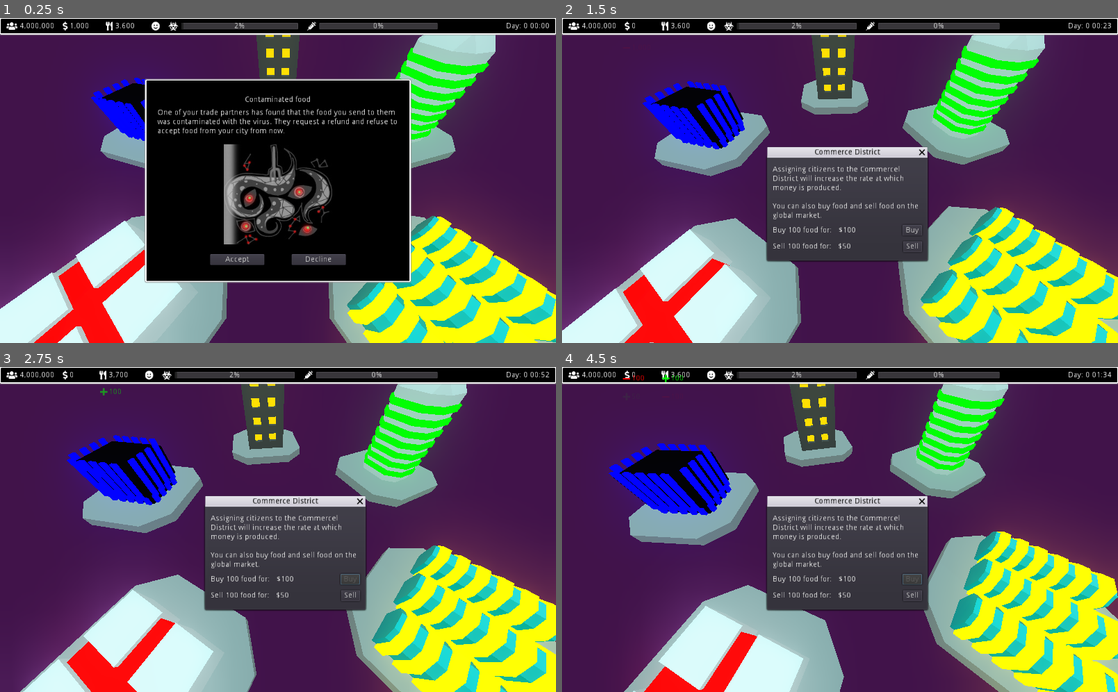
Above: before the commit, frames 1-4 (two rows, left to right).
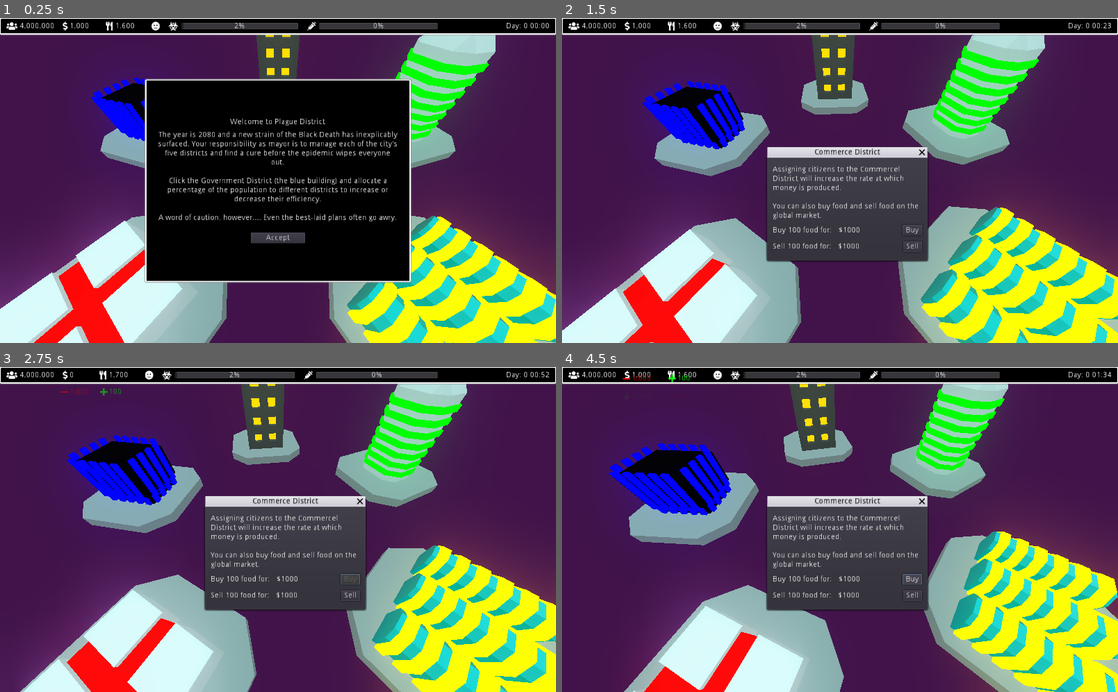
Above: after the commit, the same moments.

Repository: iwilliams/PlagueDistrict
Game: Godot game, scene res://Main.tscn
Same seed, same stepped clock (60 frames per second), same inputs: the game is played once before the commit and once after it.
Inputs (mouse positions are in pixels of both pictures, inside the frame that each line leads up to):
- Up to frame 1 (0.25 s): no input
- Up to frame 2 (1.5 s): click "Accept" at 0.5 s; move the mouse to (962, 164) at 1.27 s; press the mouse at (962, 164) at 1.28 s
- Up to frame 3 (2.75 s): release the mouse at (400, 513) at 2 s; click "Buy" at 2 s
- Up to frame 4 (4.5 s): click "Sell" at 2.75 s; click "Sell" at 3.5 s; click "Buy" at 4.25 s

The runs differ from the first frame. In frame 1, 6.3% of the frame differs, in the area x 20-72%, y 1-77%; in frame 2, 0.4%; in frame 3, less than 0.1%; in frame 4, 0.5%.

Commit message:
win/lose

Diff:
--- a/Globals.gd
+++ b/Globals.gd
@@ -24,6 +24,8 @@
   if diff != 0:
     emit_signal("population_change", diff)
   population = int(max(value, 0))
+  if population == 0:
+    end_game()
 
 var infected_population : int = int(population * .02) setget infected_population_set
 func infected_population_set(value : int) -> void:
@@ -31,26 +33,28 @@
 
 var infection_percent : float setget, infection_percent_get
 func infection_percent_get() -> float:
+  if population == 0:
+    return 1.0
   return float(infected_population)/float(population)
 
-var food : int = 3600 setget food_set
+var food : int = 1600 setget food_set
 func food_set(value: int) -> void:
   value = int(max(value, 0))
   var diff := value - food
+  food = value
   if diff != 0:
     emit_signal("food_change", diff)
-  food = value
 
 var money : int = 1000 setget money_set
 func money_set(value: int) -> void:
   value = int(max(value, 0))
   var diff := value - money
+  money = value
   if diff != 0:
     emit_signal("money_change", diff)
-  money = value
-
-var mortality_rate : float = .10
-var transfer_rate : float = .25
+
+var mortality_rate : float = .20
+var transfer_rate : float = .30
 
 var max_cure_per_day : float = 0.07 setget max_cure_per_day_set
 func max_cure_per_day_set(value: float):
@@ -59,6 +63,8 @@
 var cure_percent : float = 0.0 setget cure_percent_set
 func cure_percent_set(value) -> void:
   cure_percent = clamp(value, 0, 1.0)
+  if cure_percent == 1.0:
+    win_game()
 
 const MORAL_HAPPY := 2.0
 const MORAL_NORMAL := 1.0
@@ -98,12 +104,12 @@
   population_reasign_cost = max(0, value)
   emit_signal("population_reasign_cost_change")
 
-var cost_of_money_in_food := 100 setget cost_of_money_in_food_set
+var cost_of_money_in_food := 1000 setget cost_of_money_in_food_set
 func cost_of_money_in_food_set(value : int) -> void:
   cost_of_money_in_food = value
   emit_signal("cost_of_money_in_food_change")
 
-var cost_of_food_in_money := 100 setget cost_of_food_in_money_set
+var cost_of_food_in_money := 1000 setget cost_of_food_in_money_set
 func cost_of_food_in_money_set(value : int) -> void:
   cost_of_food_in_money = value
   emit_signal("cost_of_food_in_money_change")
@@ -241,3 +247,25 @@
     return true
   else:
     return false
+
+func end_game():
+  pause()
+  for n in current_events.get_children():
+    current_events.remove_child(n)
+  for n in possible_events.get_children():
+    possible_events.remove_child(n)
+  var lose_event = $LoseEvent
+  remove_child(lose_event)
+  possible_events.add_child(lose_event)
+  get_event()
+
+func win_game():
+  pause()
+  for n in current_events.get_children():
+    current_events.remove_child(n)
+  for n in possible_events.get_children():
+    possible_events.remove_child(n)
+  var win_event = $WinEvent
+  remove_child(win_event)
+  possible_events.add_child(win_event)
+  get_event()
--- a/Globals.tscn
+++ b/Globals.tscn
@@ -38,6 +38,7 @@
 [ext_resource path="res://buffs/DoubtBuff.gd" type="Script" id=36]
 [ext_resource path="res://buffs/CorruptionBuff.gd" type="Script" id=37]
 [ext_resource path="res://events/Intro.gd" type="Script" id=38]
+[ext_resource path="res://events/LoseEvent.gd" type="Script" id=39]
 
 [node name="Node" type="Node"]
 script = ExtResource( 1 )
@@ -55,6 +56,18 @@
 
 [node name="ClickSound" type="AudioStreamPlayer" parent="."]
 stream = ExtResource( 34 )
+
+[node name="LoseEvent" type="Node" parent="."]
+script = ExtResource( 39 )
+description = "Everyone is dead, the plague has consumed all. You lose."
+can_accept = false
+can_decline = false
+
+[node name="WinEvent" type="Node" parent="."]
+script = ExtResource( 39 )
+description = "You have found a cure! The city is saved, congratulations!"
+can_accept = false
+can_decline = false
 
 [node name="PossibleEvents" type="Node" parent="."]
 
@@ -148,7 +161,15 @@
 description = "The head of the food district informs you that people could be fed for 5 days with a full stomach. Perhaps you should throw a festival to raise the spirits of the people."
 picture = ExtResource( 32 )
 
-[node name="Intro" type="Node" parent="PossibleEvents"]
+[node name="ContaminatedFood" type="Node" parent="PossibleEvents"]
+script = ExtResource( 21 )
+title = "Contaminated food"
+description = "One of your trade partners has found that the food you send to them was contaminated with the virus. They request a refund and refuse to accept food from your city from now."
+picture = ExtResource( 22 )
+
+[node name="CurrentEvents" type="Node" parent="."]
+
+[node name="Intro" type="Node" parent="CurrentEvents"]
 script = ExtResource( 38 )
 title = "Welcome to Plague District"
 description = "The year is 2080 and a new strain of the Black Death has inexplicably surfaced. Your responsibility as mayor is to manage each of the city's five districts and find a cure before the epidemic wipes everyone out.
@@ -157,14 +178,6 @@
 
 A word of caution, however.... Even the best-laid plans often go awry."
 can_decline = false
-
-[node name="CurrentEvents" type="Node" parent="."]
-
-[node name="ContaminatedFood" type="Node" parent="CurrentEvents"]
-script = ExtResource( 21 )
-title = "Contaminated food"
-description = "One of your trade partners has found that the food you send to them was contaminated with the virus. They request a refund and refuse to accept food from your city from now."
-picture = ExtResource( 22 )
 
 [node name="ExpiredEvents" type="Node" parent="."]
 
--- a/Main.tscn
+++ b/Main.tscn
@@ -21,6 +21,7 @@
 [ext_resource path="res://hud/EventPopup.gd" type="Script" id=19]
 [ext_resource path="res://Map.gd" type="Script" id=20]
 [ext_resource path="res://hud/FoodExchange.gd" type="Script" id=21]
+[ext_resource path="res://hud/Moral.gd" type="Script" id=22]
 
 [sub_resource type="Animation" id=1]
 resource_name = "spin"
@@ -156,15 +157,58 @@
 script = ExtResource( 3 )
 resource = "food"
 
-[node name="Happiness" type="Label" parent="CanvasLayer/Status/MarginContainer/StatusContainer/Resources"]
+[node name="Moral" type="CenterContainer" parent="CanvasLayer/Status/MarginContainer/StatusContainer/Resources"]
 margin_left = 219.0
 margin_right = 235.0
 margin_bottom = 16.0
+script = ExtResource( 22 )
+
+[node name="Happy" type="Label" parent="CanvasLayer/Status/MarginContainer/StatusContainer/Resources/Moral"]
+visible = false
+margin_right = 16.0
+margin_bottom = 16.0
 hint_tooltip = "The population is happy"
-mouse_filter = 0
+mouse_filter = 1
 custom_fonts/font = ExtResource( 9 )
 text = ""
 __meta__ = {
+"_edit_use_anchors_": false,
+"_editor_description_": ""
+}
+
+[node name="Normal" type="Label" parent="CanvasLayer/Status/MarginContainer/StatusContainer/Resources/Moral"]
+margin_right = 16.0
+margin_bottom = 16.0
+mouse_filter = 1
+custom_fonts/font = ExtResource( 9 )
+text = ""
+__meta__ = {
+"_edit_use_anchors_": false,
+"_editor_description_": ""
+}
+
+[node name="Sad" type="Label" parent="CanvasLayer/Status/MarginContainer/StatusContainer/Resources/Moral"]
+visible = false
+margin_right = 16.0
+margin_bottom = 16.0
+hint_tooltip = "The population is happy"
+mouse_filter = 1
+custom_fonts/font = ExtResource( 9 )
+text = ""
+__meta__ = {
+"_edit_use_anchors_": false,
+"_editor_description_": ""
+}
+
+[node name="Despair" type="Label" parent="CanvasLayer/Status/MarginContainer/StatusContainer/Resources/Moral"]
+visible = false
+margin_right = 16.0
+margin_bottom = 16.0
+mouse_filter = 1
+custom_fonts/font = ExtResource( 9 )
+text = ""
+__meta__ = {
+"_edit_use_anchors_": false,
 "_editor_description_": ""
 }
 
@@ -172,7 +216,7 @@
 margin_left = 250.0
 margin_right = 515.0
 margin_bottom = 16.0
-hint_tooltip = "Population infection"
+hint_tooltip = "Percentage of infected population"
 size_flags_horizontal = 3
 
 [node name="Label" type="Label" parent="CanvasLayer/Status/MarginContainer/StatusContainer/Resources/Infection"]
@@ -195,7 +239,7 @@
 margin_left = 530.0
 margin_right = 796.0
 margin_bottom = 16.0
-hint_tooltip = "Population infection"
+hint_tooltip = "Cure research progress"
 size_flags_horizontal = 3
 
 [node name="Label" type="Label" parent="CanvasLayer/Status/MarginContainer/StatusContainer/Resources/Cure"]
@@ -234,7 +278,6 @@
 script = ExtResource( 1 )
 
 [node name="EventPopup" type="PanelContainer" parent="CanvasLayer"]
-visible = false
 anchor_left = 0.5
 anchor_top = 0.5
 anchor_right = 0.5
@@ -284,6 +327,7 @@
 margin_bottom = 89.0
 size_flags_horizontal = 5
 text = "A plague doctor wonders into the city, offering his services in exchange for a munificent salary. \"My methods are unusual but effective. As are my rates\". You’re not sure if you can trust him or not."
+align = 1
 autowrap = true
 
 [node name="Picture" type="TextureRect" parent="CanvasLayer/EventPopup/MarginContainer/VBoxContainer"]
@@ -675,7 +719,7 @@
 margin_bottom = 14.0
 text = "Meals per day: 3"
 
-[node name="HSlider" type="HSlider" parent="Map/Agriculture/AgricultureDistrict/Popup/MarginContainer/Actions/Manage/Controls/Meals"]
+[node name="MealsSlider" type="HSlider" parent="Map/Agriculture/AgricultureDistrict/Popup/MarginContainer/Actions/Manage/Controls/Meals"]
 margin_top = 18.0
 margin_right = 327.0
 margin_bottom = 34.0
--- a/districts/AgricultureDistrict.gd
+++ b/districts/AgricultureDistrict.gd
@@ -1,25 +1,55 @@
 extends "res://districts/District.gd"
 
-const HOUR_BREAKFAST = 8
-const HOUR_LUNCH = 12
-const HOUR_DINNER = 18
+const HOUR_BREAKFAST := 8
+const HOUR_LUNCH := 12
+const HOUR_DINNER := 18
 
-export (int) var meals_per_day = 3
-export (int) var people_per_food_unit_meal = 10000
+export (int) var meals_per_day := 3
+export (int) var people_per_food_unit_meal := 10000
 
-var max_food_per_day = 3000
+var max_food_per_day := 2000
+
+onready var meals_slider : HSlider = find_node("MealsSlider")
+onready var meals_label : Label = find_node("MealsLabel")
+onready var ration_range : SpinBox = find_node("RationRange")
+
+func _ready() -> void:
+  meals_slider.connect("value_changed", self, "_on_meals_slider_value_changed")
+  ration_range.connect("value_changed", self, "_on_RationRange_value_changed")
 
 func every_hour() -> void:
-  if (meals_per_day == 3 && globals.hour == HOUR_BREAKFAST) \
-    || (meals_per_day > 0 && globals.hour == 12) \
-    || (meals_per_day > 1 && globals.hour == 18):
-    globals.food -= int(floor(globals.population/people_per_food_unit_meal))
+  if (meals_per_day == 3 && Globals.hour == HOUR_BREAKFAST) \
+    || (meals_per_day > 0 && Globals.hour == HOUR_LUNCH) \
+    || (meals_per_day > 1 && Globals.hour == HOUR_DINNER):
+    Globals.food -= int(floor(Globals.population/people_per_food_unit_meal))
+    if people_per_food_unit_meal > 10000:
+      Globals.moral -= .01
+    if people_per_food_unit_meal > 15000:
+      Globals.moral -= .05
+    if people_per_food_unit_meal > 20000:
+      Globals.moral -= .1
+
+  if meals_per_day < 3 && Globals.hour == HOUR_BREAKFAST:
+    Globals.moral -= .01
+  if meals_per_day < 2 && Globals.hour == HOUR_DINNER:
+    Globals.moral -= .01
+  if meals_per_day < 1 && Globals.hour == HOUR_LUNCH:
+    Globals.moral -= .01
 
 func every_day() -> void:
-  globals.food += int(floor(max_food_per_day*globals.agriculture_percent))
+  var increase := max_food_per_day*Globals.agriculture_percent
+  if Globals.moral >= Globals.MORAL_HAPPY:
+    increase *= 1.5
+  elif Globals.moral >= Globals.MORAL_NORMAL:
+    increase *= 1
+  elif Globals.moral >= Globals.MORAL_SAD:
+    increase *= .75
+  elif Globals.moral >= Globals.MORAL_DESPAIR:
+    increase *= .5
+  globals.food += int(floor(increase))
 
 func _on_meals_slider_value_changed(value):
-  find_node("MealsLabel").text = "Meals per day: " + str(value)
+  meals_label.text = "Meals per day: " + str(value)
   meals_per_day = value
 
 func _on_RationRange_value_changed(value):
--- a/districts/CommerceDistrict.gd
+++ b/districts/CommerceDistrict.gd
@@ -1,7 +1,16 @@
 extends "res://districts/District.gd"
 
-var max_money_per_hour = 2500
+var max_money_per_hour := 2500
 
 func every_hour() -> void:
   if Globals.hour % 2 == 0:
-    globals.money += int(floor(max_money_per_hour*globals.commerce_percent))
+    var increase := max_money_per_hour*Globals.commerce_percent
+    if Globals.moral >= Globals.MORAL_HAPPY:
+      increase *= 1.5
+    elif Globals.moral >= Globals.MORAL_NORMAL:
+      increase *= 1
+    elif Globals.moral >= Globals.MORAL_SAD:
+      increase *= .75
+    elif Globals.moral >= Globals.MORAL_DESPAIR:
+      increase *= .5
+    globals.money += int(floor(increase))
--- a/districts/District.gd
+++ b/districts/District.gd
@@ -6,7 +6,6 @@
 
 func _ready():
   #warning-ignore:return_value_discarded
-#  button.connect("button_down", popup, "popup")
   button.connect("input_event", self, "clicked")
   globals.connect("every_minute", self, "every_minute")
   globals.connect("every_hour", self, "every_hour")
@@ -14,6 +13,8 @@
   globals.connect("event", self, "close_popup")
 
 func clicked(camera: Node, event: InputEvent, click_position, click_normal, shape_idx) -> void:
+  if Globals.current_event:
+    return
   if event is InputEventMouse:
     if event is InputEventMouseButton:
         if event.is_action_pressed('mouse_lmb'):
--- a/districts/MedicalDistrict.gd
+++ b/districts/MedicalDistrict.gd
@@ -1,4 +1,13 @@
 extends "res://districts/District.gd"
 
 func every_day() -> void:
-  Globals.cure_percent += Globals.max_cure_per_day*Globals.medical_percent
+  var increase := Globals.max_cure_per_day*Globals.medical_percent
+  if Globals.moral >= Globals.MORAL_HAPPY:
+    increase *= 1.5
+  elif Globals.moral >= Globals.MORAL_NORMAL:
+    increase *= 1
+  elif Globals.moral >= Globals.MORAL_SAD:
+    increase *= .75
+  elif Globals.moral >= Globals.MORAL_DESPAIR:
+    increase *= .5
+  Globals.cure_percent += increase
--- a/events/Event.gd
+++ b/events/Event.gd
@@ -4,6 +4,7 @@
 
 export (String) var title : String
 export (String, MULTILINE) var description : String
+export (bool) var can_accept : bool = true
 export (bool) var can_decline : bool = true
 export (Texture) var picture : Texture
 export (NodePath) var accept_buff
--- /dev/null
+++ b/events/LoseEvent.gd
@@ -0,0 +1,4 @@
+extends Event
+
+func accept():
+  get_tree().reload_current_scene()
--- a/events/Uprising.gd
+++ b/events/Uprising.gd
@@ -3,7 +3,7 @@
 export (int) var cost = 1000
 
 func enabled_get():
-  return Globals.food <= 1000
+  return Globals.food <= 200
 
 func accept():
   Globals.food += 1000
--- a/hud/EventPopup.gd
+++ b/hud/EventPopup.gd
@@ -18,9 +18,14 @@
   title.text = event.title
   description.text = event.description
   picture.texture = event.picture
+  accept_button.visible = event.can_accept
   decline_button.visible = event.can_decline
   Globals.pause()
   visible = true
+  anchor_top = .5
+  anchor_right = .5
+  anchor_bottom = .5
+  anchor_left = .5
 
 func accept():
   Globals.click_sound.play()
--- /dev/null
+++ b/hud/Moral.gd
@@ -0,0 +1,30 @@
+extends CenterContainer
+
+onready var happy : Label = get_node("Happy")
+onready var normal : Label = get_node("Normal")
+onready var sad : Label = get_node("Sad")
+onready var despair : Label = get_node("Despair")
+
+func _ready():
+  Globals.connect("moral_change", self, "set_icon")
+  set_icon()
+
+func set_icon() -> void:
+  happy.visible = false
+  normal.visible = false
+  sad.visible = false
+  despair.visible = false
+
+  if Globals.moral >= Globals.MORAL_HAPPY:
+    happy.visible = true
+    hint_tooltip = "The population's moral is positive."
+  elif Globals.moral >= Globals.MORAL_NORMAL:
+    normal.visible = true
+    hint_tooltip = "The population's moral is neutral."
+  elif Globals.moral >= Globals.MORAL_SAD:
+    sad.visible = true
+    hint_tooltip = "The population's moral is low."
+  else:
+    despair.visible = true
+    hint_tooltip = "The population's moral is abysmal."
+  hint_tooltip += '\nMorality effects district efficiency.'
Not shown: 1 places in Globals.tscn that only renumber resources
Not shown: 1 places in Main.tscn that only renumber resources
